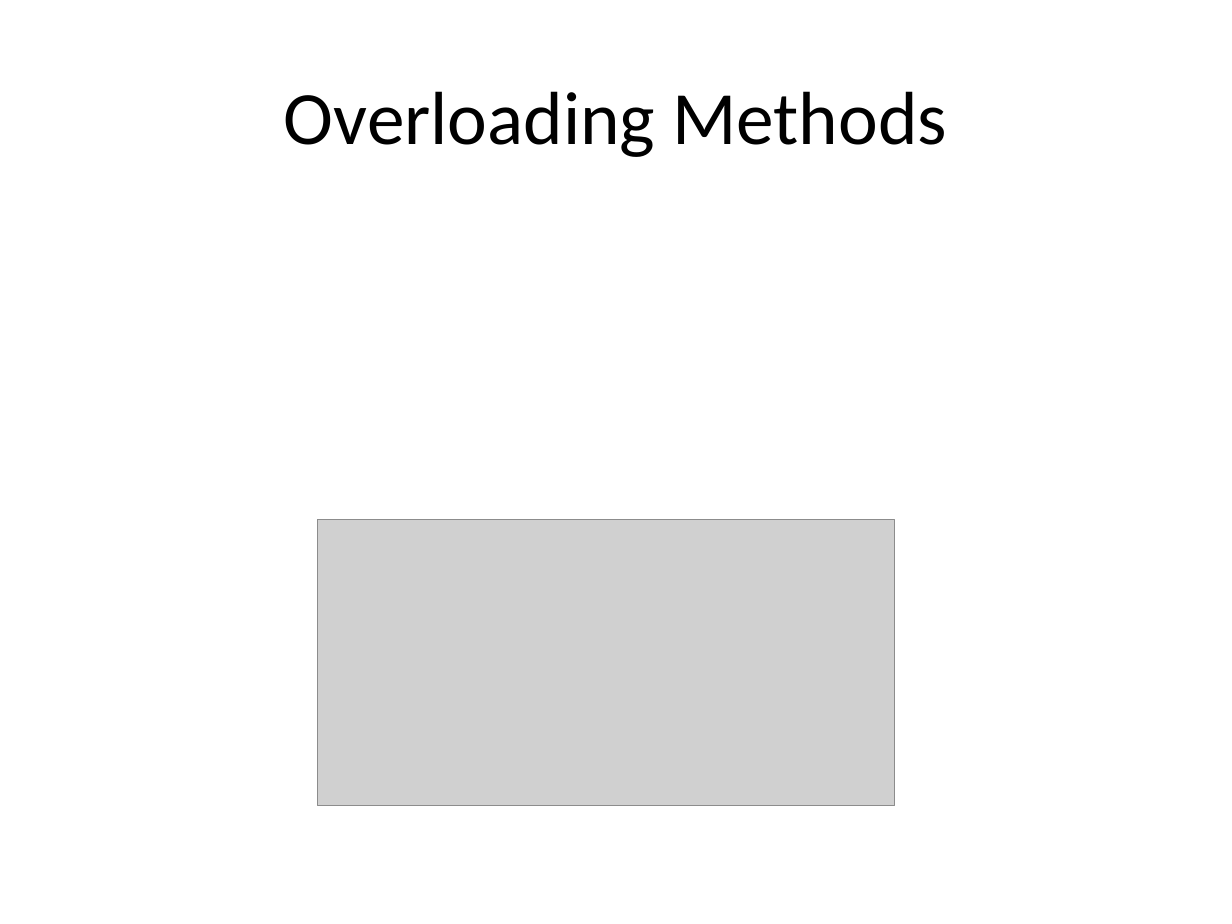
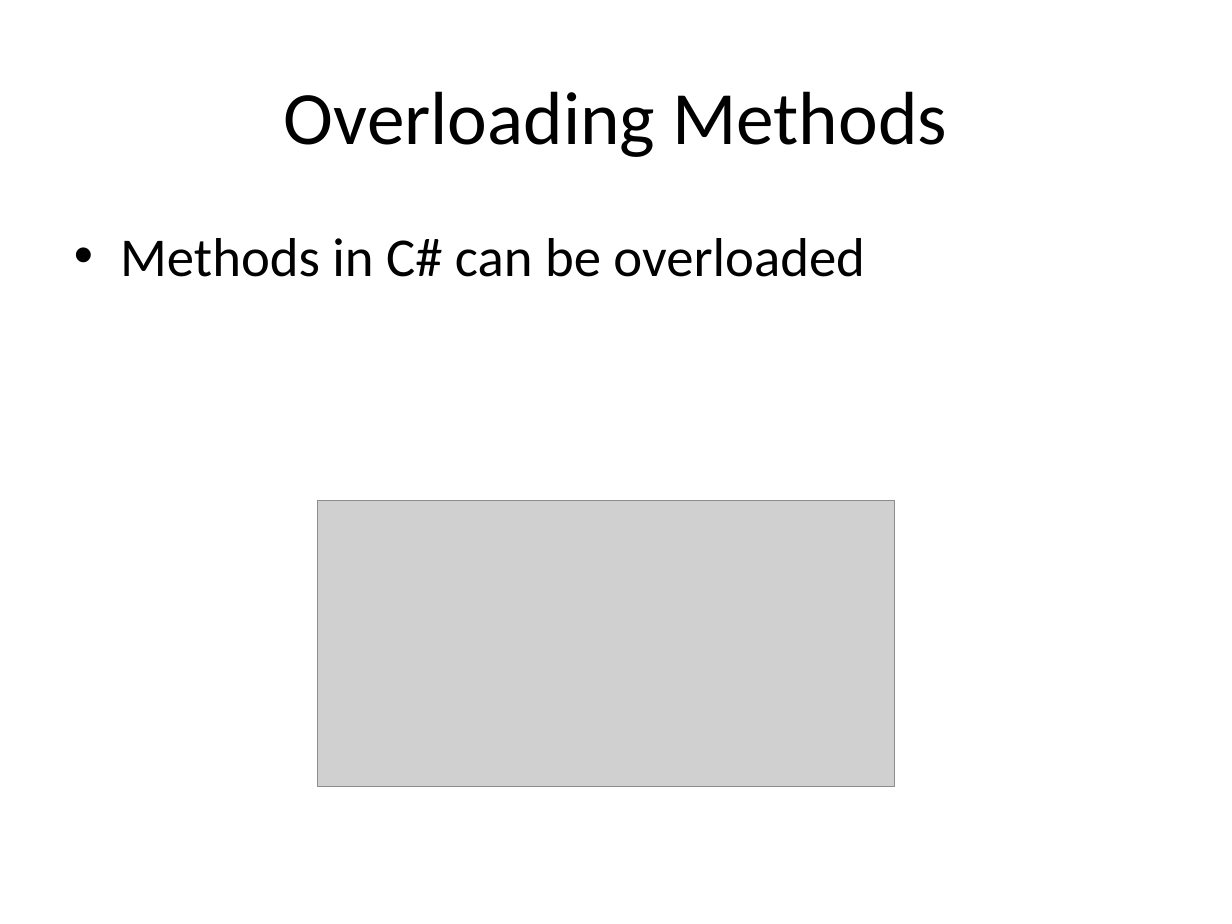
Before and after one commit to isurup/kalle-martin-group, a slide deck: slide 3 of OOPExam/06 Methods, parameters, scope and properties.pptx. Drawn at 1232x924 pixels with LibreOffice and Linux fonts; fonts in the diff are those of the drawing; grey boxes stand for pictures. Boxes give left, top, right and bottom in pixels: in the first picture for what was removed or moved away, otherwise in the second. Text is boxed around its words. In the diff, an @@ line names an element or a change of style, - is before the commit and + after.

```diff
--- a/OOPExam/06 Methods, parameters, scope and properties.pptx
+++ b/OOPExam/06 Methods, parameters, scope and properties.pptx
@@ text added at bbox=[120, 238, 865, 277], 32 pt, text #000000 @@
+• Methods in C# can be overloaded
@@ picture: place and size @@
-picture at bbox=[318, 520, 894, 806]
+picture at bbox=[318, 500, 894, 786]
```
Also in this commit, not shown: 3 other slides changed.
